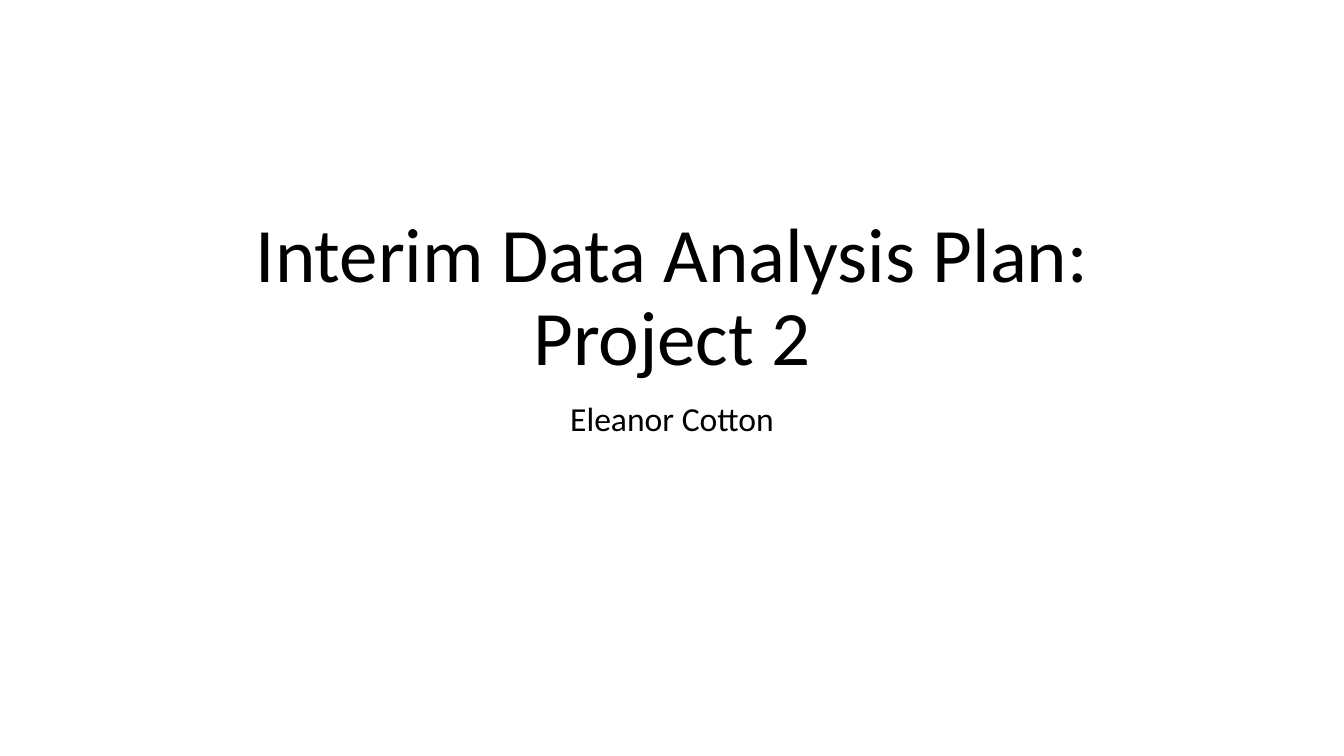
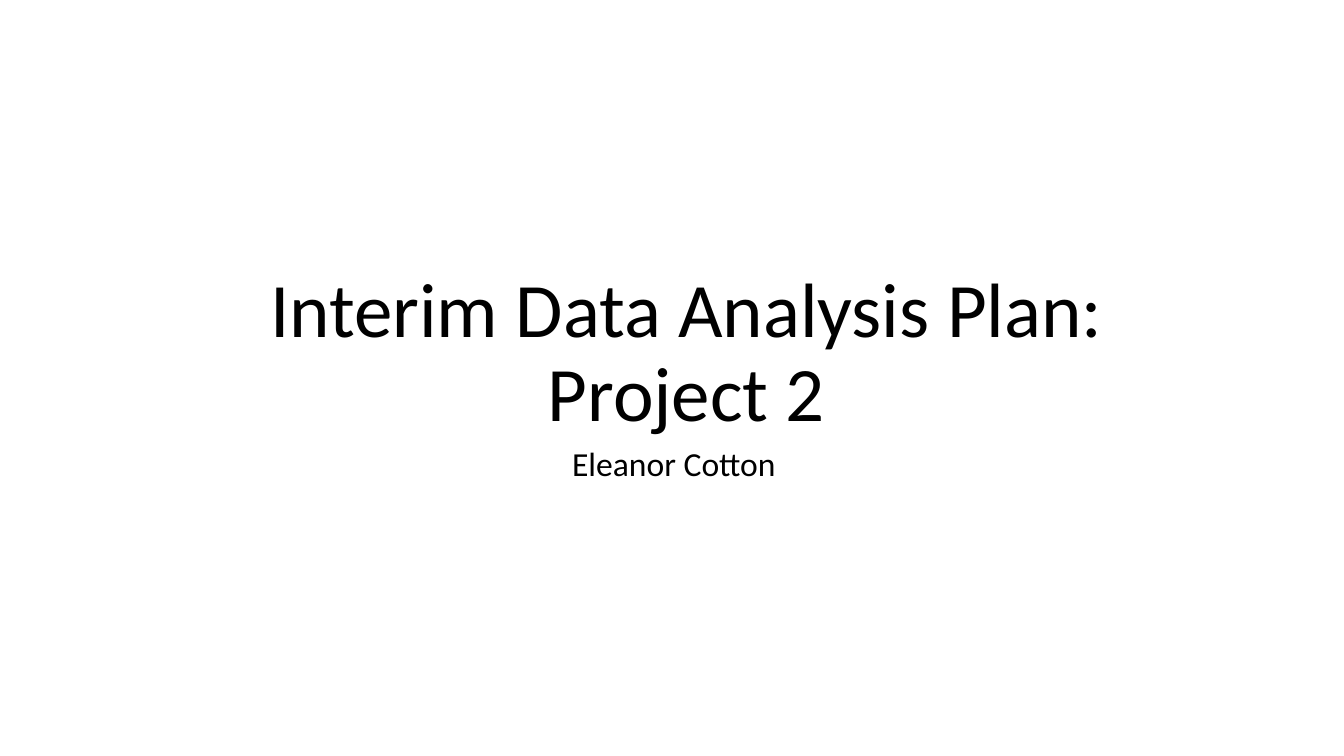
Before and after one commit to elcotton/bios6623-elcotton, a slide deck: slide 1 of Project2/Reports/BIOS6623_Project2_InterimPresentation.pptx. Drawn at 1344x756 pixels with LibreOffice and Linux fonts; fonts in the diff are those of the drawing. Boxes give left, top, right and bottom in pixels: in the first picture for what was removed or moved away, otherwise in the second. Text is boxed around its words. In the diff, an @@ line names an element or a change of style, - is before the commit and + after.

Commit message:
Interim Project 2 stuff

```diff
--- a/Project2/Reports/BIOS6623_Project2_InterimPresentation.pptx
+++ b/Project2/Reports/BIOS6623_Project2_InterimPresentation.pptx
@@ title "Interim Data Analysis Plan: Project ...": place and size @@
-title "Interim Data Analysis Plan: Project ..." at (256, 228, 1088, 379)
+title "Interim Data Analysis Plan: Project ..." at (270, 283, 1102, 435)
@@ subtitle "Eleanor Cotton": place and size @@
-subtitle "Eleanor Cotton" at (570, 407, 774, 432)
+subtitle "Eleanor Cotton" at (572, 452, 776, 477)
```
Also in this commit, not shown: 1 other slide changed, 2 slides added, 2 slides removed, 5 other files.
